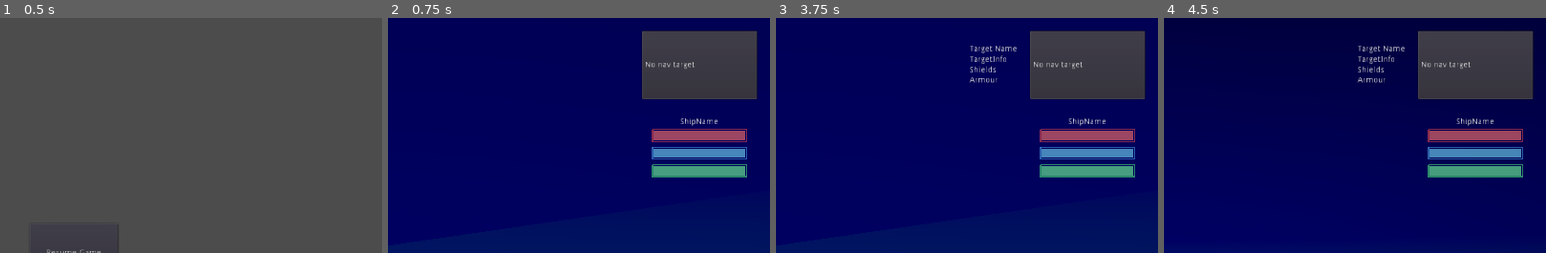
Above: before the commit, frames 1-4 (left to right).
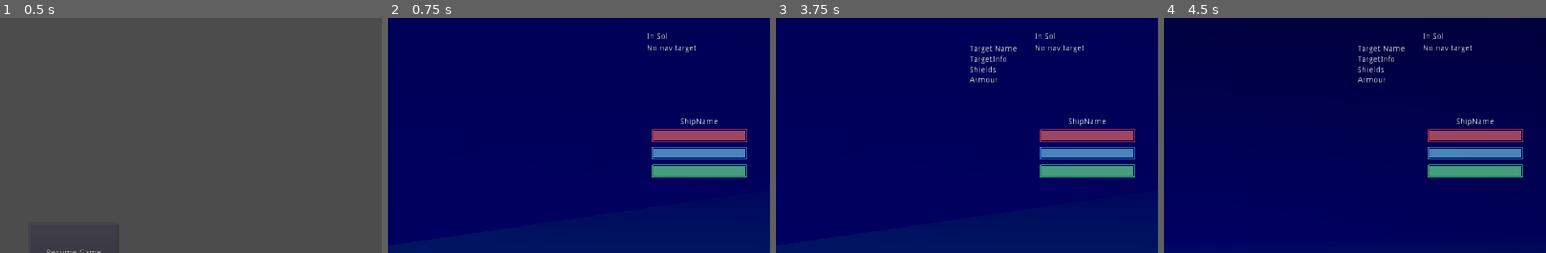
Above: after the commit, the same moments.

Repository: wraitii/WindRider
Game: Godot game, scene res://source/gui/MainMenu.tscn
Two runs of this game, one before a commit and one after it. Both use one fixed random seed, a clock stepped at 60 frames per second and the inputs below.
Inputs (mouse positions are % of the whole screen's width and height, from its top left):
- Up to frame 1 (0.5 s): no input
- Up to frame 2 (0.75 s): click "New Game" at 0.5 s
- Up to frame 3 (3.75 s): tap Enter (ship_dock) at 1.25, 2.1 s; move the mouse to (72, 45) at 1.27 s; hold Right (ship_rotate_right) 1.28-2.03 s; hold A (ship_aim_towards_target) 1.28-2.03 s; click (72, 45) at 1.42 s; tap Escape (ship_reset_systems) at 2, 2.75, 3.5 s; move the mouse to (30, 55) at 2.02 s; hold Down (ship_reverse) 2.03-2.78 s; click (30, 55) at 2.17 s; move the mouse to (60, 28) at 2.77 s; hold Right (ship_rotate_right) 2.78-3.53 s; tap Space (ship_fire) at 2.85 s; click (60, 28) at 2.92 s; move the mouse to (45, 70) at 3.52 s; hold Up (ship_thrust) from 3.53 s (still down); tap Tab (ship_next_target) at 3.6 s; click (45, 70) at 3.67 s
- Up to frame 4 (4.5 s): tap Escape (ship_reset_systems) at 4.25 s; move the mouse to (80, 65) at 4.27 s; release Up (ship_thrust) at 4.28 s; hold Left (ship_rotate_left) from 4.28 s (still down); tap C (switch_camera) at 4.35 s; click (80, 65) at 4.42 s
The pictures show only the part of the screen within x 50-100%, y 0-50%; the shares and areas given below are measured in that part.

Frame 1 is identical in both runs. In frame 2, 8.8% of the frame differs, in the area x 66-97%, y 5-35%; in frame 3, 8.8%; in frame 4, 8.6%.
Error in both runs: Unable to iterate on object of type 'Nil'. (res://source/game/SystemsMgr.gd:23)

Commit message:
Slight cleanup of nav systems

Diff:
--- a/source/Core.gd
+++ b/source/Core.gd
@@ -33,6 +33,8 @@
 	gameState.galacticTime = GalacticTime.new(3065, 04, 12, 13, 48)
 
 	gameState.player = Character.instance()
+	gameState.player.credits = 10000;
+
 	var playerShip = Ship.instance()
 	playerShip = Ship.instance()
 	playerShip.init('Cycles')
--- a/source/game/Character.gd
+++ b/source/game/Character.gd
@@ -1,8 +1,10 @@
 extends Node
+
+signal player_ship_changed(ship)
 
 var ship setget set_current_ship, get_current_ship
 
-signal player_ship_changed(ship)
+var credits = 0;
 
 func set_current_ship(s):
 	ship = s;
--- a/source/game/gui/NavSystem.gd
+++ b/source/game/gui/NavSystem.gd
@@ -1,15 +1,21 @@
-extends Container
+extends Control
 
-var navSystem = null;
+var system = null;
 
-func init(n):
-	navSystem = n;
+func _enter_tree():
+	Core.gameState.player.connect('player_ship_changed', self, '_on_player_ship_change')
+	_on_player_ship_change(Core.gameState.playerShip)
+
+func _on_player_ship_change(ship):
+	system = weakref(ship.navSystem);
 
 func _process(delta):
-	if !navSystem:
+	get_node('CurrentSystem').text = 'In ' + Core.gameState.playerShip.currentSystem;
+
+	if !system.get_ref():
 		get_node('Targeting').text = 'Nav systems offline';
 		return
-	if !navSystem.targetNode:
+	if !system.get_ref().targetNode:
 		get_node('Targeting').text = 'No nav target';
 		return
-	get_node('Targeting').text = 'Targeting: ' + navSystem.targetNode.name;
+	get_node('Targeting').text = 'Targeting: ' + system.get_ref().targetNode.name;
--- a/source/game/gui/NavSystem.tscn
+++ b/source/game/gui/NavSystem.tscn
@@ -2,38 +2,23 @@
 
 [ext_resource path="res://source/game/gui/NavSystem.gd" type="Script" id=1]
 
-[node name="NavSystem" type="PanelContainer"]
-anchor_left = 0.0
-anchor_top = 0.0
-anchor_right = 0.0
-anchor_bottom = 0.0
+[node name="NavSystem" type="Control"]
 margin_left = -70.0
 margin_right = 70.0
 margin_bottom = 80.0
-rect_pivot_offset = Vector2( 0, 0 )
 rect_clip_content = true
-mouse_filter = 0
-mouse_default_cursor_shape = 0
-size_flags_horizontal = 1
-size_flags_vertical = 1
 script = ExtResource( 1 )
 
+[node name="CurrentSystem" type="Label" parent="."]
+anchor_right = 1.0
+margin_left = 10.0
+margin_top = 5.0
+margin_right = -10.0
+text = "Current System"
+
 [node name="Targeting" type="Label" parent="."]
-anchor_left = 0.0
-anchor_top = 0.0
-anchor_right = 0.0
-anchor_bottom = 0.0
-margin_left = 7.0
-margin_top = 33.0
-margin_right = 133.0
-margin_bottom = 47.0
-rect_pivot_offset = Vector2( 0, 0 )
-rect_clip_content = false
-mouse_filter = 2
-mouse_default_cursor_shape = 0
-size_flags_horizontal = 1
-size_flags_vertical = 4
+anchor_right = 1.0
+margin_left = 10.0
+margin_top = 25.0
+margin_right = -10.0
 text = "default text"
-percent_visible = 1.0
-lines_skipped = 0
-max_lines_visible = -1
--- a/source/game/ingame.gd
+++ b/source/game/ingame.gd
@@ -20,7 +20,6 @@
 
 func _loaded_player_ship():
 	get_node('Camera').followedShip = Core.gameState.playerShip
-	get_node('NavSystem').navSystem = Core.gameState.playerShip.navSystem
 
 func bring_ship_in(shipID):
 	var ship = Core.outsideWorldSim.ship(shipID)
